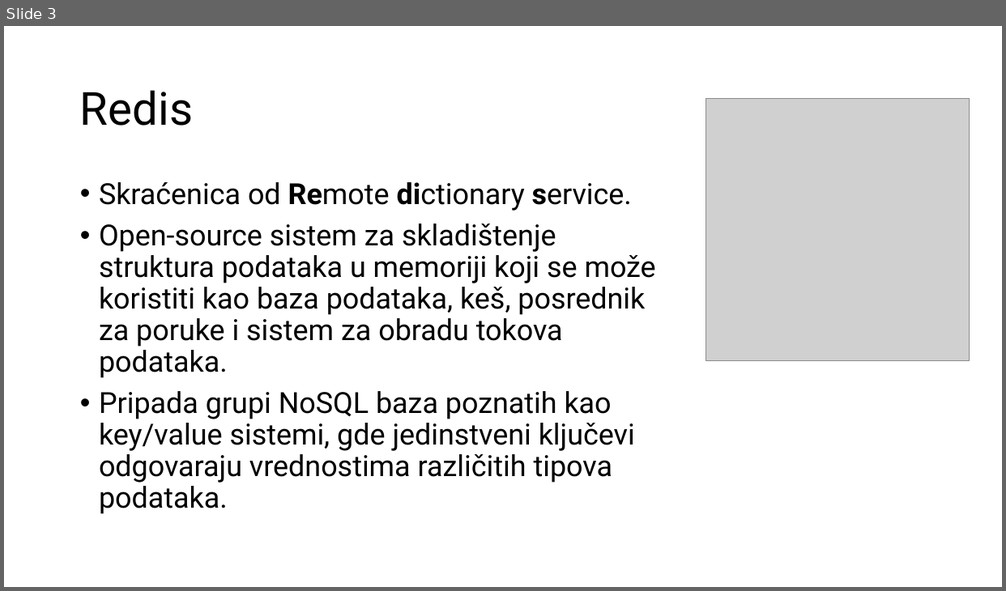
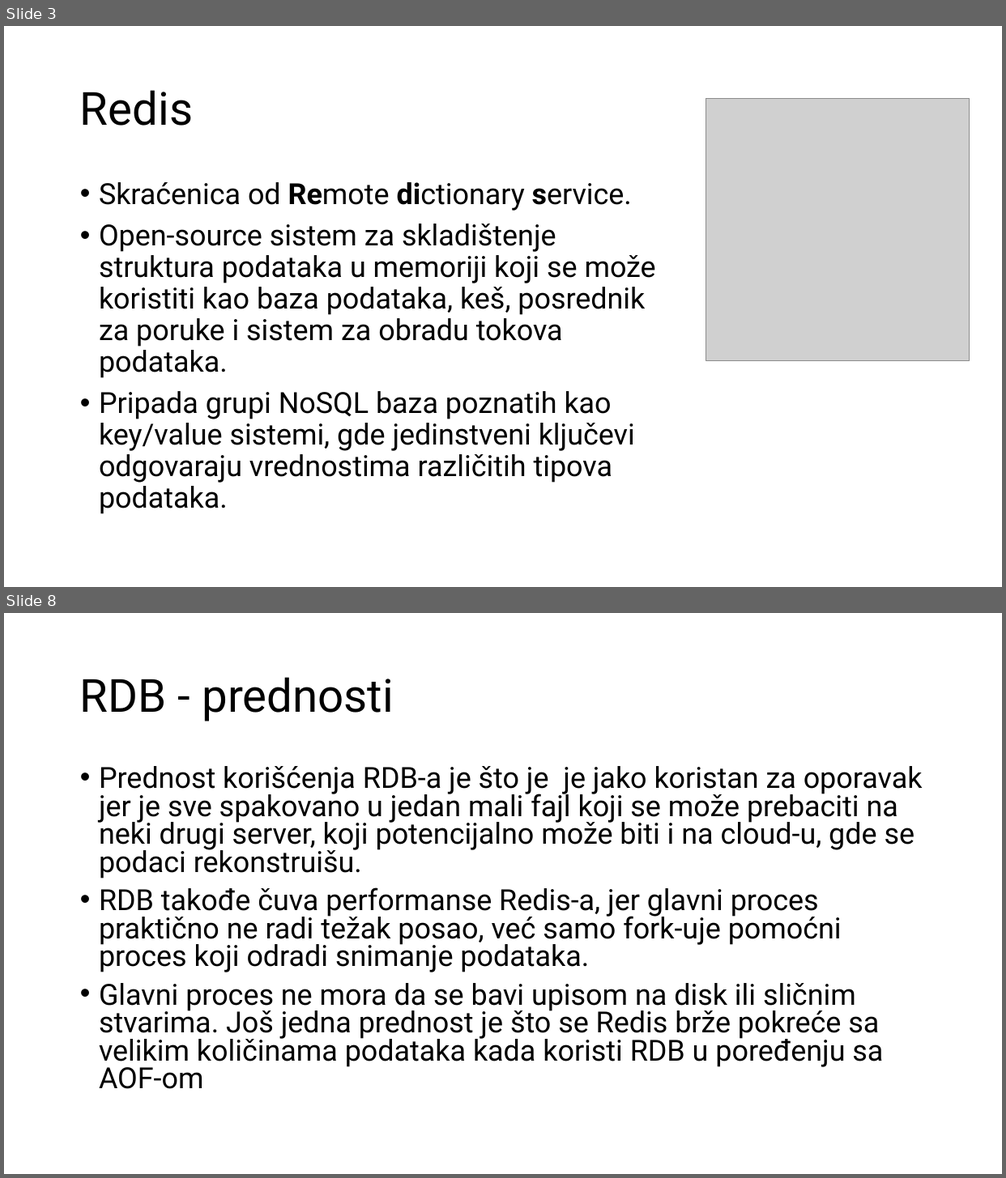
Before and after one commit to radisa-markovic/redis-mongodb-imdb-vs-ondisk, a slide deck: Redis i Mongo.pptx. Shown one above the other, each under a label of ours: slide 3 before the commit, slides 3 and 8 after it; the slides between them are not shown. The pictures are 1006x591 and 1006x1178 pixels, drawn with LibreOffice and Linux fonts; fonts in the diff are those of the drawing; grey boxes stand for pictures. Boxes give left, top, right and bottom in pixels: in the first picture for what was removed or moved away, otherwise in the second. Text is boxed around its words. In the diff, an @@ line names an element or a change of style, - is before the commit and + after.

```diff
--- a/Redis i Mongo.pptx
+++ b/Redis i Mongo.pptx
@@ slide 8 added at <box>4,613,1002,1174</box>, background #FFFFFF @@
@@ title added at <box>80,677,394,722</box>, 44 pt, text #000000 @@
+RDB - prednosti
@@ text added at <box>99,766,923,1089</box>, 28 pt, text #000000 @@
+• Prednost korišćenja RDB-a je što je je jako koristan za oporavak jer je sve spakovano u jedan mali fajl koji se može prebaciti na neki drugi server, koji potencijalno može biti i na cloud-u, gde se podaci rekonstruišu.
+• RDB takođe čuva performanse Redis-a, jer glavni proces praktično ne radi težak posao, već samo fork-uje pomoćni proces koji odradi snimanje podataka.
+• Glavni proces ne mora da se bavi upisom na disk ili sličnim stvarima. Još jedna prednost je što se Redis brže pokreće sa velikim količinama podataka kada koristi RDB u poređenju sa AOF-om
```
Also in this commit, not shown: 1 slide changed, 8 other slides added.
